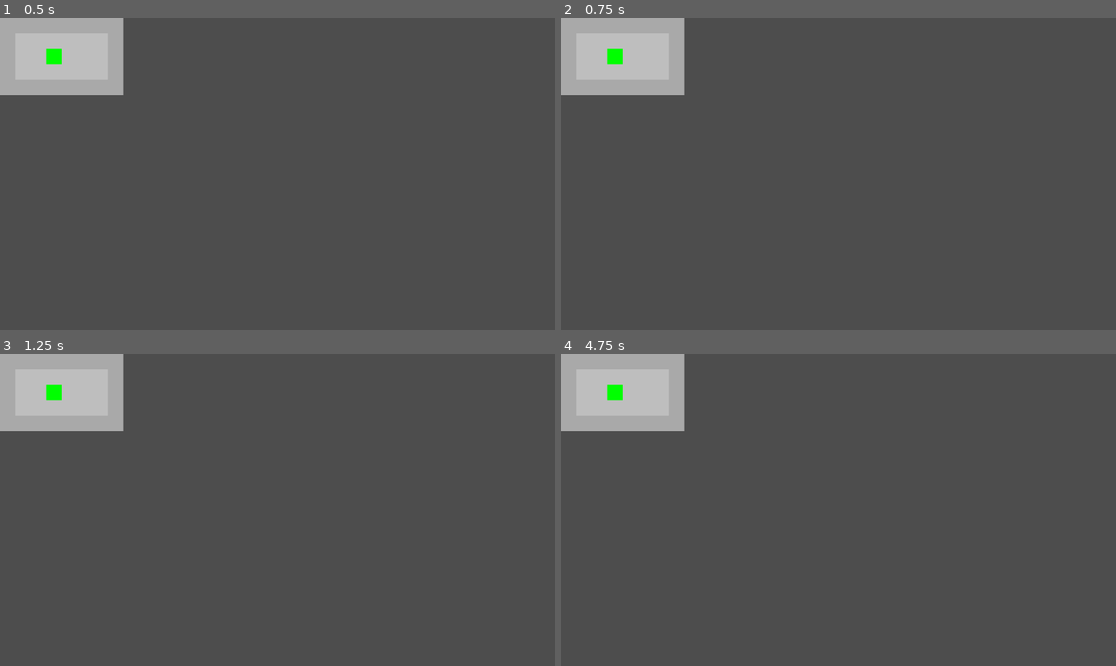
Above: before the commit, frames 1-4 (two rows, left to right).
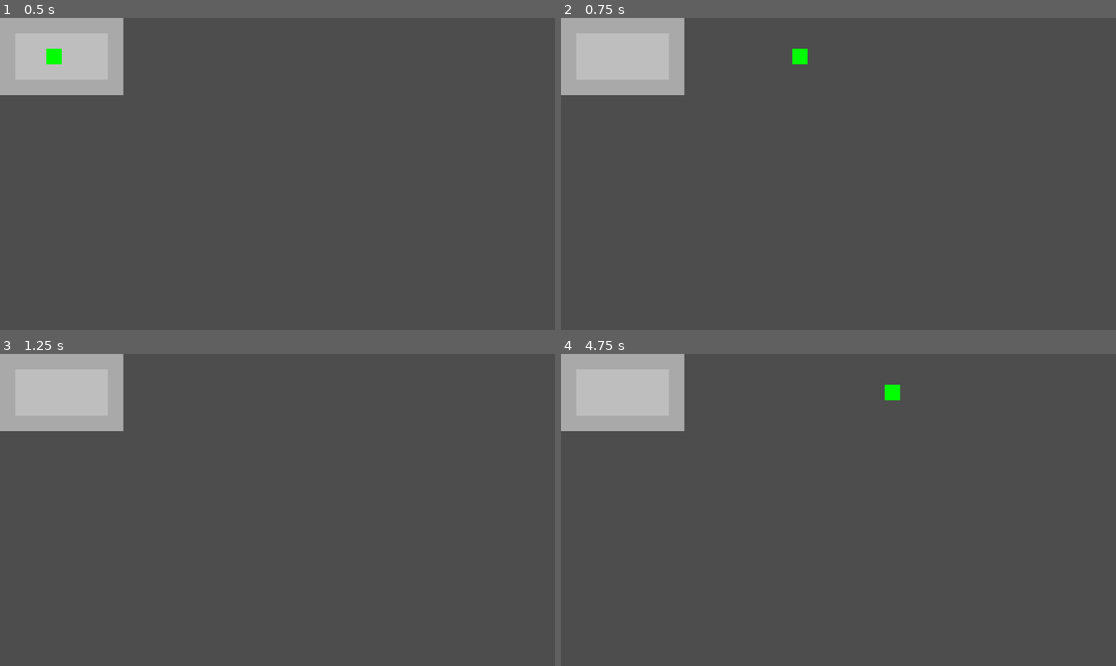
Above: after the commit, the same moments.

Repository: raultm/learn-godot
Game: Godot game, scene res://Level2DTopDown.tscn
Two runs of this game, one before a commit and one after it. Both use one fixed random seed, a clock stepped at 60 frames per second and the inputs below.
Inputs:
- Up to frame 1 (0.5 s): no input
- Up to frame 2 (0.75 s): tap Enter at 0.5 s; hold Right (ui_right) from 0.53 s (still down)
- Up to frame 3 (1.25 s): keep holding Right (ui_right)
- Up to frame 4 (4.75 s): release Right (ui_right) at 1.28 s; hold Down (ui_down) 1.28-2.03 s; tap Space at 2, 3.5 s; hold Right (ui_right) 2.03-2.78 s; tap Enter at 2.75, 4.25 s; hold Up (ui_up) 2.78-3.53 s; hold Left (ui_left) from 3.53 s (still down)

Frame 1 is identical in both runs. In frame 2, 0.3% of the frame differs, in the area x 8-45%, y 9-15%; in frame 3, 0.1%; in frame 4, 0.3%, in the area x 8-62%, y 9-15%.

Commit message:
feat: :sparkles: añadir movimiento al jugador

Diff:
--- a/level_2d_top_down.gd
+++ b/level_2d_top_down.gd
@@ -4,6 +4,7 @@
 @export var tile_size : int = 32
 
 var grid := []
+var player := ColorRect.new()  # variable global para guardar el jugador
 
 func _ready():
 	if level_path == "":
@@ -58,8 +59,28 @@
 	add_child(rect)
 
 func spawn_player(pos):
-	var rect = ColorRect.new()
-	rect.color = Color.GREEN
-	rect.size = Vector2(tile_size, tile_size)
-	rect.position = pos
-	add_child(rect)
+	player.color = Color.GREEN
+	player.size = Vector2(tile_size, tile_size)
+	player.position = pos
+	player.z_index = 10
+	add_child(player)
+
+func _process(delta):
+	if player == null:
+		return  # todavía no se ha creado el jugador
+
+	var move = Vector2.ZERO
+
+	# Movimiento simple con flechas
+	if Input.is_action_pressed("ui_up"):
+		move.y -= 1
+	if Input.is_action_pressed("ui_down"):
+		move.y += 1
+	if Input.is_action_pressed("ui_left"):
+		move.x -= 1
+	if Input.is_action_pressed("ui_right"):
+		move.x += 1
+
+	if move != Vector2.ZERO:
+		move = move.normalized() * tile_size  # mover por tamaño de tile
+		player.position += move
